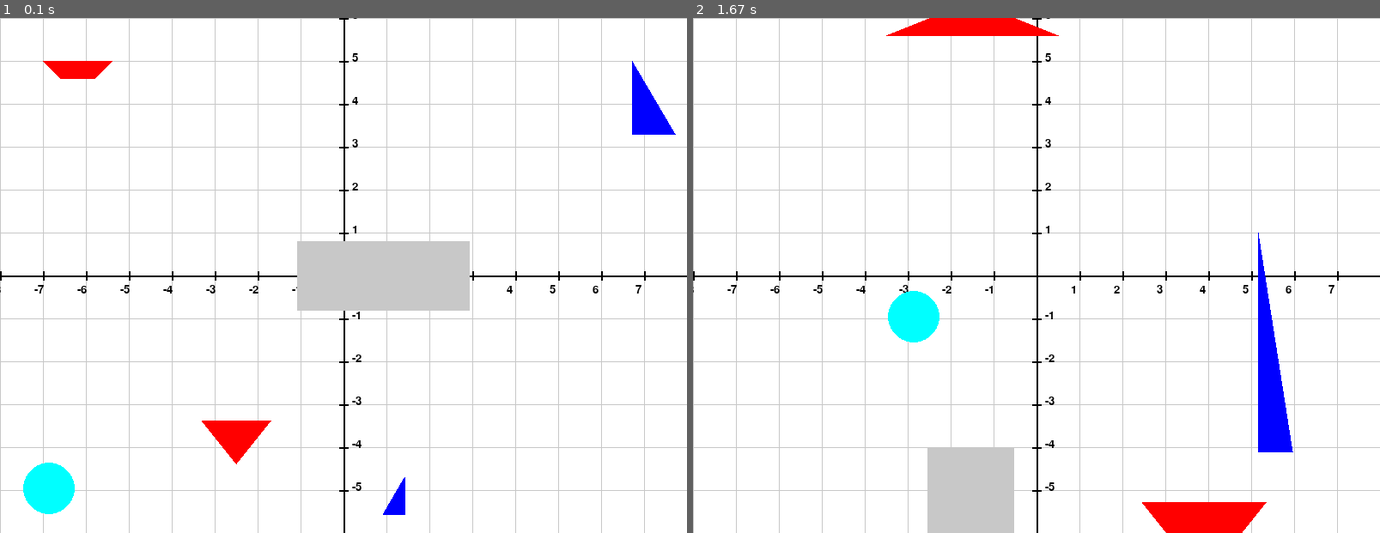
Above: before the commit, frames 1-2 (left to right).
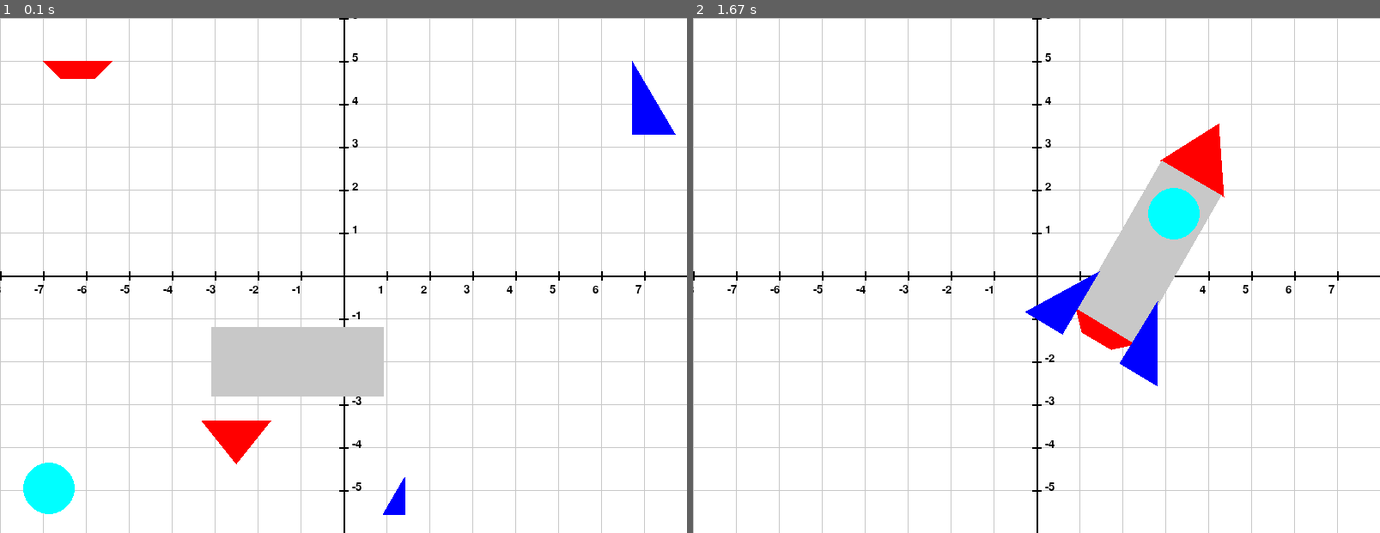
Above: after the commit, the same moments.

Repository: J00naTHan/pygame-2d-draw
Game: pygame game, started from main.py
The game is run twice, just before and just after one commit, with the same random seed, the same clock (stepped at 60 frames per second) and the same inputs.
Inputs:
- Up to frame 1 (0.1 s): no input
- Up to frame 2 (1.67 s): tap Space at 0.33 s

The runs differ from the first frame. In frame 1, 6.6% of the frame differs, in the area x 30-69%, y 43-74%; in frame 2, 10%, in the area x 28-88%, y 0-100%.

Commit message:
ajustes finais de coordenadas

Diff:
--- a/main.py
+++ b/main.py
@@ -13,7 +13,7 @@
 
     original_coords = {
         "tri": [(235, 469), (275, 519), (315, 469)],
-        "rect": [(346, 340), (346, 260), (546, 260), (546, 340)],
+        "rect": [(246, 440), (246, 360), (446, 360), (446, 440)],
         "trap": [(50, 50), (70, 70), (110, 70), (130, 50)],
         "tr1": [(786, 135), (736, 50), (736, 135)],
         "tr2": [(446, 578), (471, 578), (471, 578 - 42.5)],
@@ -36,18 +36,30 @@
                     if not transform_active:
                         current_coords = original_coords.copy()
                     else:
-                        current_coords["rect"] = scale(original_coords["rect"], 0.5, 2.5)
-                        current_coords["rect"] = translation(current_coords["rect"], 100, -150)
-                        current_coords["tri"] = scale(original_coords["tri"], 1.8, 1.8)
-                        current_coords["tri"] = translation(current_coords["tri"], 100, -280)
-                        current_coords["trap"] = rotation(original_coords["trap"], 180, (90, 60))
-                        current_coords["trap"] = scale(current_coords["trap"], 2.5, 1)
-                        current_coords["trap"] = translation(current_coords["trap"], 100, -50)
-                        current_coords["tr1"] = scale(original_coords["tr1"], 0.8, 3)
-                        current_coords["tr1"] = translation(current_coords["tr1"], 70, 100)
-                        current_coords["tr2"] = scale(original_coords["tr2"], 0.8, 3)
-                        current_coords["tr2"] = translation(current_coords["tr2"], 130, 100)
-                        current_coords["cir"] = translation(original_coords["cir"], 200, -200)
+                        # corpo
+                        current_coords["rect"] = rotation(original_coords["rect"], 120, original_coords["rect"][3])
+                        current_coords["rect"] = translation(current_coords["rect"], 0, -100)
+
+                        # ponta
+                        current_coords["tri"] = scale(original_coords["tri"], 1, 1.5)
+                        current_coords["tri"] = rotation(current_coords["tri"], 328, current_coords["tri"][1])
+                        current_coords["tri"] = translation(current_coords["tri"], 343, -570)
+
+                        # propulsor
+                        current_coords["trap"] = rotation(original_coords["trap"], 31, (90, 60))
+                        current_coords["trap"] = translation(current_coords["trap"], 386, 308)
+
+                        # barbatana 1
+                        current_coords["tr1"] = rotation(original_coords["tr1"], 31, original_coords["tr1"][1])
+                        current_coords["tr1"] = translation(current_coords["tr1"], -195, 280)
+
+                        # barbatana 2
+                        current_coords["tr2"] = rotation(original_coords["tr2"], 31, original_coords["tr2"][1])
+                        current_coords["tr2"] = scale(current_coords["tr2"], 2, 2)
+                        current_coords["tr2"] = translation(current_coords["tr2"], -512, -788)
+
+                        # cabine
+                        current_coords["cir"] = translation(original_coords["cir"], 503, -320)
 
         screen.fill(c.BLACK)
 
